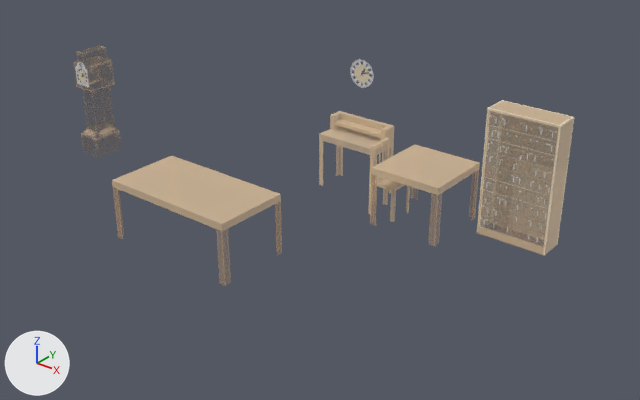
Before and after pictures for a commit that changed the FBX model Environment/Models/PropsHouse_Meshes.fbx.
Both versions are drawn from a 50 mm lens placed at (10.84, -7.08, 5.67), pointed at (4.04, 1.42, 0.41). Every picture has the same lights, and +X, +Y and +Z are marked at lower left. The older version comes first. Where no turn or scale is listed for an object, it has been applied to the vertices.

Names of what the first picture shows: 'bookShelf', 'chair', 'clock', 'desk', 'grandfatherClock', 'tableMedium', 'tableSmall'.
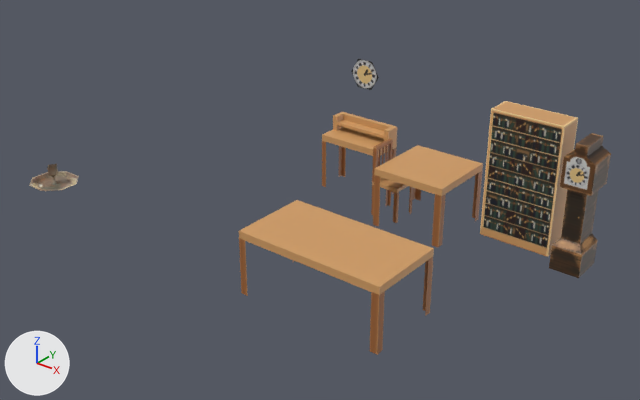
Changed parts and their boxes (x1, y1, x2, y2) in the pictures (640 x 400 px):
'tableMedium', surface changed, moved
    before: (112, 156, 282, 283)
    after: (239, 200, 434, 354)
'bookShelf', surface changed, moved (beige to orange)
    before: (477, 100, 574, 256)
    after: (480, 101, 578, 257)
'grandfatherClock', surface changed, moved
    before: (73, 56, 120, 141)
    after: (549, 133, 611, 278)
'tableSmall', surface changed, moved
    before: (370, 144, 480, 246)
    after: (373, 145, 483, 247)
'desk', surface changed, moved (beige to orange)
    before: (319, 111, 394, 203)
    after: (322, 112, 397, 194)
'chair', surface changed, moved
    before: (369, 138, 410, 222)
    after: (371, 138, 413, 223)
'plate', added (brown)
    after: (29, 171, 79, 191)
'clock', surface changed, moved (darker)
    before: (350, 59, 374, 88)
    after: (351, 59, 379, 90)
'mug', added
    after: (47, 164, 59, 185)

Edits to the bpy script that builds the scene:
```text
Change img_propsbasic_albedo_png:
    img_propsbasic_albedo_png: load_image('PropsBasic_Albedo.png', '../Materials/PropsBasic_Albedo.png', 512, 512, 'Non-Color') -> load_image('PropsBasic_Albedo.png', '../Materials/PropsBasic_Albedo.png', 512, 512, 'sRGB')
Change mat_propsbasic_mat:
    remove n3 = _N.new('ShaderNodeTexImage'); n3.name = 'Image Texture.001'
    remove n3.image = img_propsbasic_albedo_png
    where n0 = _N.new('ShaderNodeBsdfPrincipled'); n0.name = 'Principled BSDF'
    remove _L.new(n3.outputs[0], n0.inputs[4])  # 'Color' to 'Alpha'
    where n2 = _N.new('ShaderNodeTexImage'); n2.name = 'Image Texture'
    add _L.new(n2.outputs[1], n0.inputs[4])  # 'Alpha' to 'Alpha'
Add me_mesh_008:
    me_mesh_008.from_pydata(...)  # 24 vertices, 18 faces; spans x -0.086..0.086, y -0.086..0.086, z 0.0..0.286
    me_mesh_008.materials.append(mat_propsbasic_mat)  # picture img_propsbasic_albedo_png
Add me_mesh_007:
    me_mesh_007.from_pydata(...)  # 17 vertices, 16 faces; spans x -0.36..0.36, y -0.342..0.342, z 0.005..0.043
    me_mesh_007.materials.append(mat_propsbasic_mat)  # picture img_propsbasic_albedo_png
Change ob_tablesmall:
    ob_tablesmall.location: (5.06, 2.45, 0.0) -> (5.11, 2.45, 0.0)
Change ob_tablemedium:
    ob_tablemedium.location: (3.12, 0.0, 0.0) -> (5.39, 0.0, 0.0)
Change ob_desk:
    ob_desk.location: (3.69, 2.96, 0.0) -> (3.74, 2.96, 0.0)
Change ob_clock:
    ob_clock.location: (3.58, 2.97, 1.5) -> (3.63, 2.97, 1.5)
Change ob_bookshelf:
    ob_bookshelf.location: (5.83, 2.99, 0.0) -> (5.88, 2.99, 0.0)
Change ob_grandfatherclock:
    ob_grandfatherclock.location: (-0.46, 1.52, 0.0) -> (7.21, 2.81, 0.0)
Change ob_chair:
    ob_chair.location: (4.55, 2.35, 0.0) -> (4.6, 2.35, 0.0)
Add ob_mug:
    ob_mug = bpy.data.objects.new('mug', me_mesh_008)
    ob_mug.location = (0.0, 0.0, 0.0)
Add ob_plate:
    ob_plate = bpy.data.objects.new('plate', me_mesh_007)
    ob_plate.location = (0.0, 0.0, 0.0)
```
